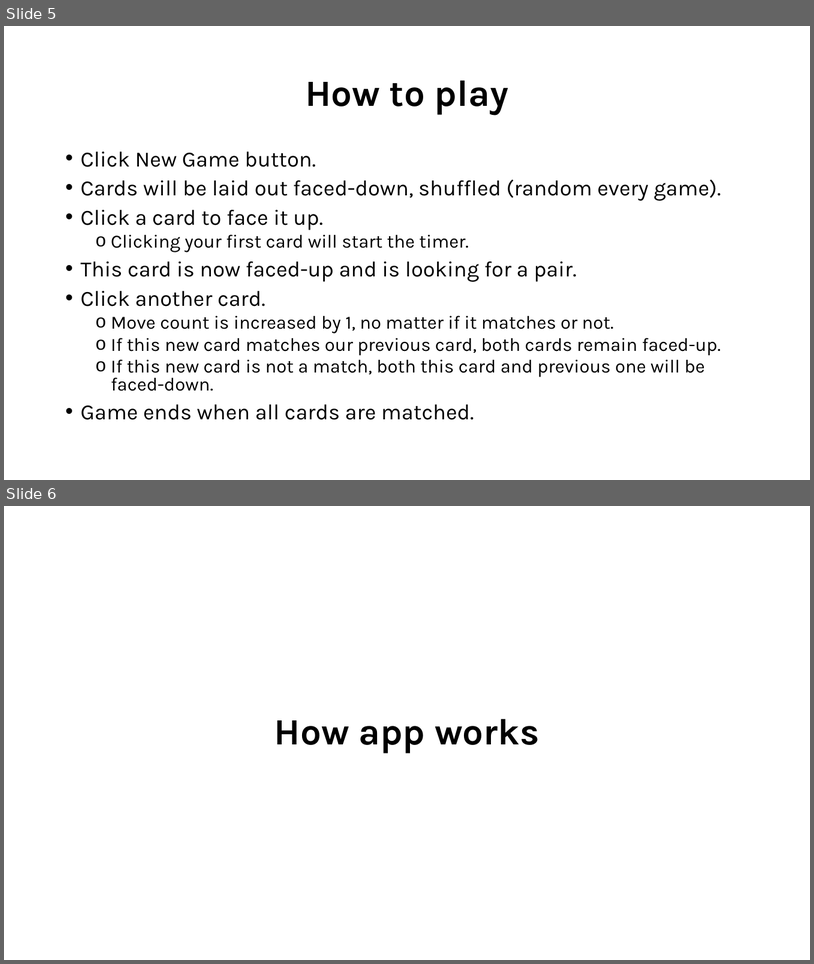
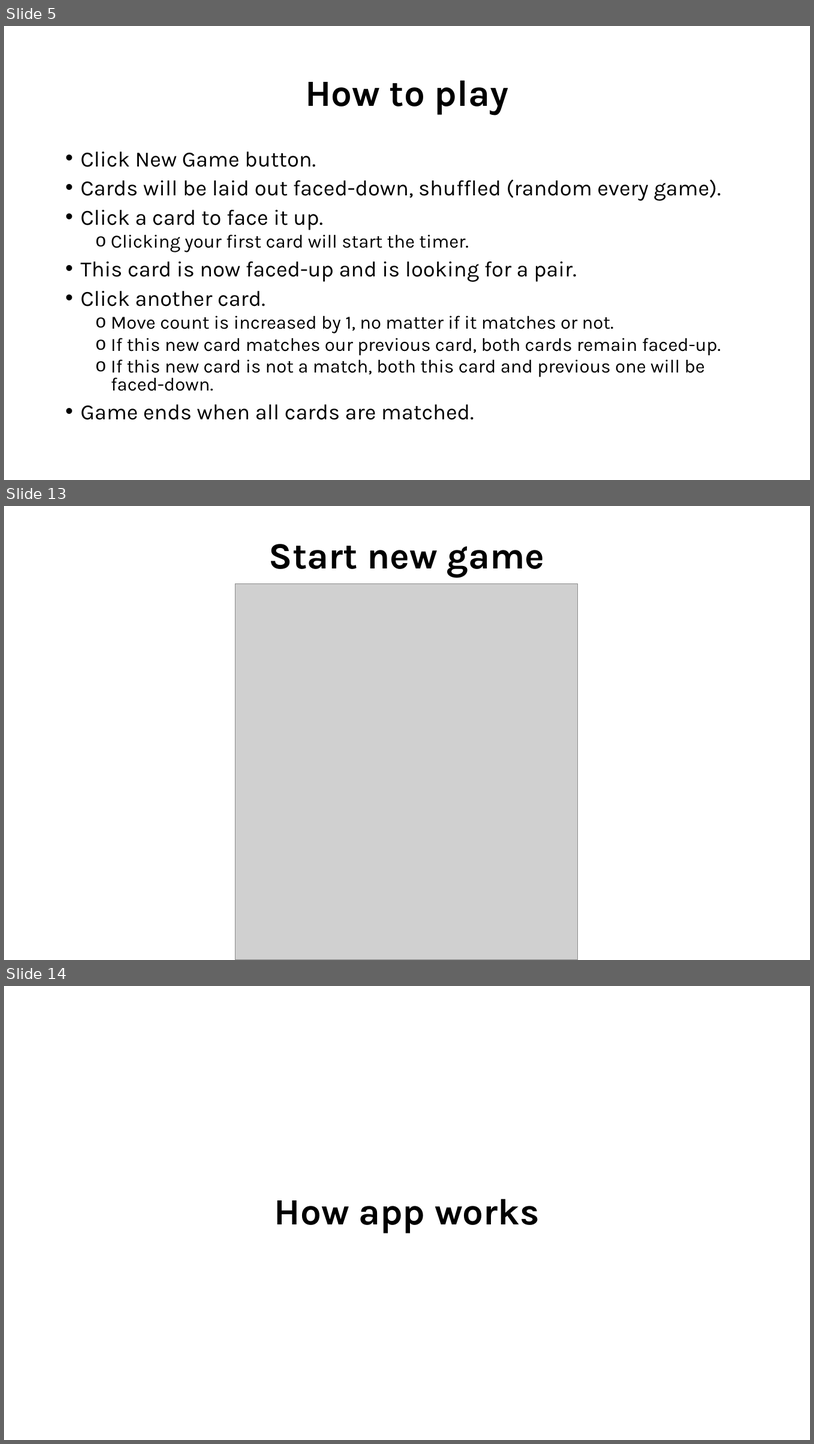
Before and after one commit to RamandeepChamba/memory-game-react, a slide deck: readme.pptx. Shown one above the other, each under a label of ours: slides 5 and 6 before the commit, slides 5, 13 and 14 after it; the slides between them are not shown. The pictures are 814x964 and 814x1444 pixels, drawn with LibreOffice and Linux fonts; fonts in the diff are those of the drawing; grey boxes stand for pictures. Boxes give left, top, right and bottom in pixels: in the first picture for what was removed or moved away, otherwise in the second. Text is boxed around its words. In the diff, an @@ line names an element or a change of style, - is before the commit and + after.

```diff
--- a/readme.pptx
+++ b/readme.pptx
@@ slide 13 added at [4, 506, 810, 960], background #FFFFFF @@
@@ title added at [269, 544, 545, 577], 44 pt, text #000000, bold @@
+Start new game
@@ picture added at [236, 583, 578, 960] @@
@@ what was slide 6 is now slide 14 @@
```
Also in this commit, not shown: 7 other slides added.
